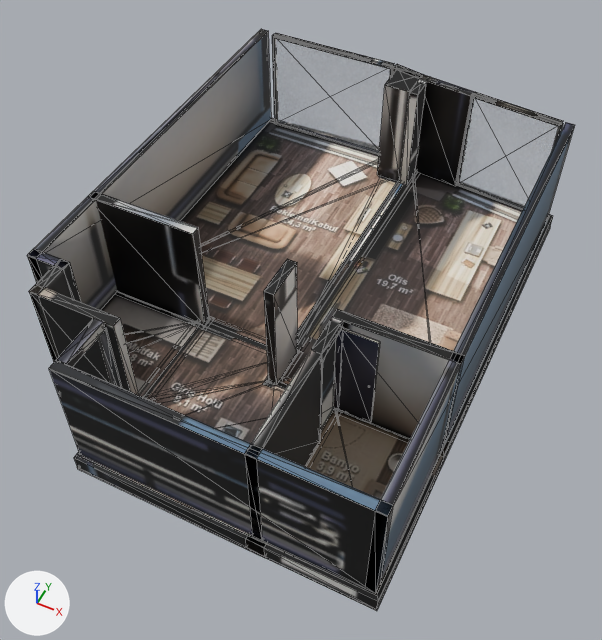
An edit to the glTF model _bake/glb/kent-7/model.glb, drawn before and after from the same camera.
The view is the same before and after, from a camera (50 mm lens) standing at (4.79, -9.81, 11.55) and looking at (0.25, -0.73, 0.2). Lighting does not change. The marker at lower left points along +X, +Y and +Z. The picture after the commit comes second. Mesh edges are drawn as thin lines. Where no turn or scale is listed for an object, it has been applied to the vertices. Vertices at exactly the same position are counted once.
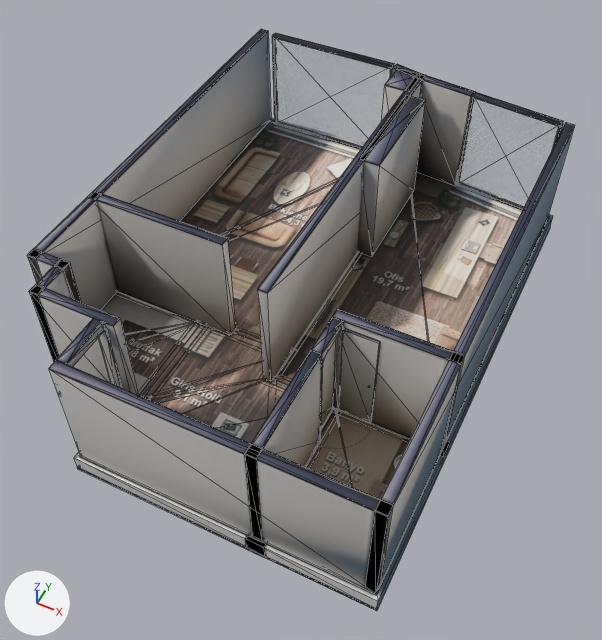
Edits to the scene script, one JSON object a line:
```json
{"block": "mat_baked", "where": "n3 = _N.new('ShaderNodeMapping'); n3.name = 'Mapping'"}
{"op": "set", "path": "n3.inputs[1].default_value", "old": "(0.000924, -14.97, 0.0)", "new": "(0.000943, -14.95, 0.0)", "note": "'Location'"}
{"op": "set", "path": "n3.inputs[3].default_value", "old": "(15.94, 15.97, 1.0)", "new": "(15.97, 15.95, 1.0)", "note": "'Scale'"}
{"block": "me_mesh_0", "where": "# used by ob_mesh_0; location = (-3.56, 5.04, -0.36)"}
{"op": "remove", "block": "me_mesh_0", "code": "me_mesh_0.from_pydata(...)  # 819 vertices, 1408 faces; spans x 0.0..7.13, y -9.91..0.0, z 0.0..2.62"}
{"op": "add", "block": "me_mesh_0", "code": "me_mesh_0.from_pydata(...)  # 816 vertices, 1408 faces; spans x 0.0..7.13, y -9.91..0.0, z 0.0..2.62"}
{"block": "me_mesh_0", "change": "me_mesh_0 part 1: a new loose piece, a box spanning x 3.74..3.91, y -7.14..-0.35, z 0.36..2.61, in mat_baked"}
{"block": "me_mesh_0", "change": "me_mesh_0 part 2: a new loose piece, a box spanning x 3.738..3.912, y -7.14..-0.347, z 2.61..2.622, in mat_baked"}
{"block": "me_mesh_0", "change": "me_mesh_0 part 3: the loose piece of 12 vertices spanning x 3.31..3.84, y -1.04..-0.36, z 0.36..2.62 is copied, and the copy is scaled about its middle by (0.734, 3.34, 1), then moved by (0.45, -1.62, 0.0); it spans x 3.83..4.22, y -3.47..-1.19, z 0.36..2.62"}
{"block": "me_mesh_0", "change": "me_mesh_0 part 4: the loose piece of 8 vertices spanning x 3.85..4.02, y -7.14..-6.34, z 0.36..2.61 is deleted"}
{"block": "me_mesh_0", "change": "me_mesh_0 part 5: the loose piece of 8 vertices spanning x 3.85..4.02, y -7.14..-6.34, z 2.61..2.62 is deleted"}
{"block": "me_mesh_0", "change": "me_mesh_0 part 6"}
{"block": "me_mesh_0", "change": "49 vertices are removed from x 2.73..6.94, y -9.83..-0.23, z 0.36..2.62"}
{"block": "me_mesh_0", "change": "219 faces are deleted"}
{"block": "me_mesh_0", "change": "20 vertices in x 3.77..4.09, y -7.22..-6.27, z 0.04..0.36 move by (-0.1, 0.0, 0.0)"}
{"block": "me_mesh_0", "change": "9 vertices in x 3.79..4.13, y -0.55..-0.29, z 0.0..2.62 move by (-0.11, 0.02, 0.0)"}
{"block": "me_mesh_0", "change": "8 vertices in x 3.77..4.1, y -7.22..-6.26, z 0.0..0.05 move by (-0.11, 0.0, 0.0)"}
{"block": "me_mesh_0", "change": "8 vertices in x 2.19, y -6.51..-6.34, z 0.36..2.62 move by (0.56, 0.0, 0.0)"}
{"block": "me_mesh_0", "change": "6 vertices in x 3.84..4.05, y -0.45..-0.35, z 0.33..0.36 move by (-0.1, 0.02, 0.0)"}
{"block": "me_mesh_0", "change": "6 vertices in x 3.84, y -1.04..-0.36, z 0.36..2.62 move by (-0.01, 0.0, 0.0)"}
{"block": "me_mesh_0", "change": "6 vertices move from x 2.72..5.0, y -9.7..-0.29, z 0.04..2.62 to x 2.72..5.0, y -9.7..-0.28, z 0.04..2.62"}
{"block": "me_mesh_0", "change": "28 vertices are added at x 2.72..6.94, y -9.83..-0.22, z 0.36..2.62"}
{"block": "me_mesh_0", "change": "6 new vertices lie (-0.02, -0.17, 0.0) away from vertices in x 3.75..5.0, y -0.47..-0.34, z 2.61..2.62"}
{"block": "me_mesh_0", "change": "195 new faces join them"}
{"block": "me_mesh_0", "change": "me_mesh_0 part 7: 807 kept faces spanning x 0.0..7.13, y -9.91..0.0, z 0.0..2.62 get new texture (UV) coordinates"}
```

Boxes (x1, y1, x2, y2) around the edits, measured in the pictures (602 x 640 px; the box of a moved part takes in the faces that stretch with it):
```json
{"object": "Mesh_0", "change": "surface changed, reshaped, moved", "before": [27, 29, 575, 611], "after": [27, 29, 575, 611]}
{"part": 1, "of": "me_mesh_0", "change": "added", "after": [258, 81, 422, 382]}
{"part": 2, "of": "me_mesh_0", "change": "added", "after": [258, 74, 423, 293]}
{"part": 3, "of": "me_mesh_0", "change": "added", "after": [357, 96, 425, 257]}
{"part": 4, "of": "me_mesh_0", "change": "deleted", "before": [264, 264, 297, 385]}
{"part": 5, "of": "me_mesh_0", "change": "deleted", "before": [264, 259, 297, 295]}
{"part": 6, "of": "me_mesh_0", "change": "moved or reshaped", "before": [74, 64, 563, 540], "after": [74, 64, 563, 540]}
{"part": 7, "of": "me_mesh_0", "change": "surface changed", "before": [28, 33, 563, 611], "after": [28, 33, 563, 611], "on screen": "black to grey"}
```
